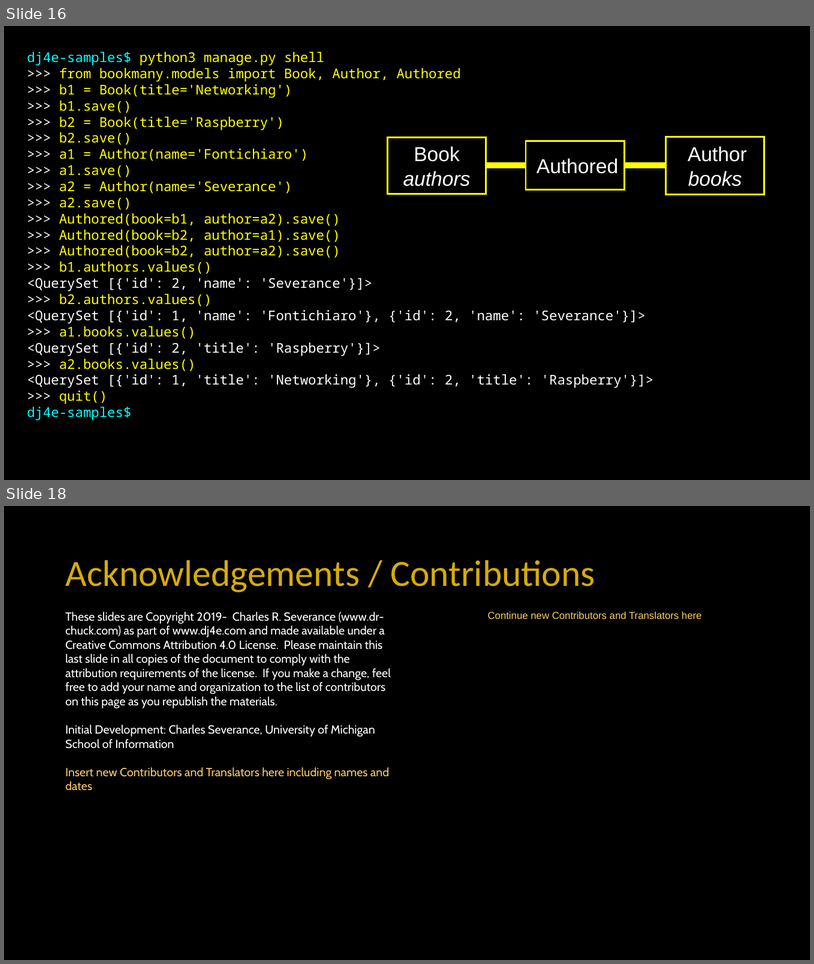
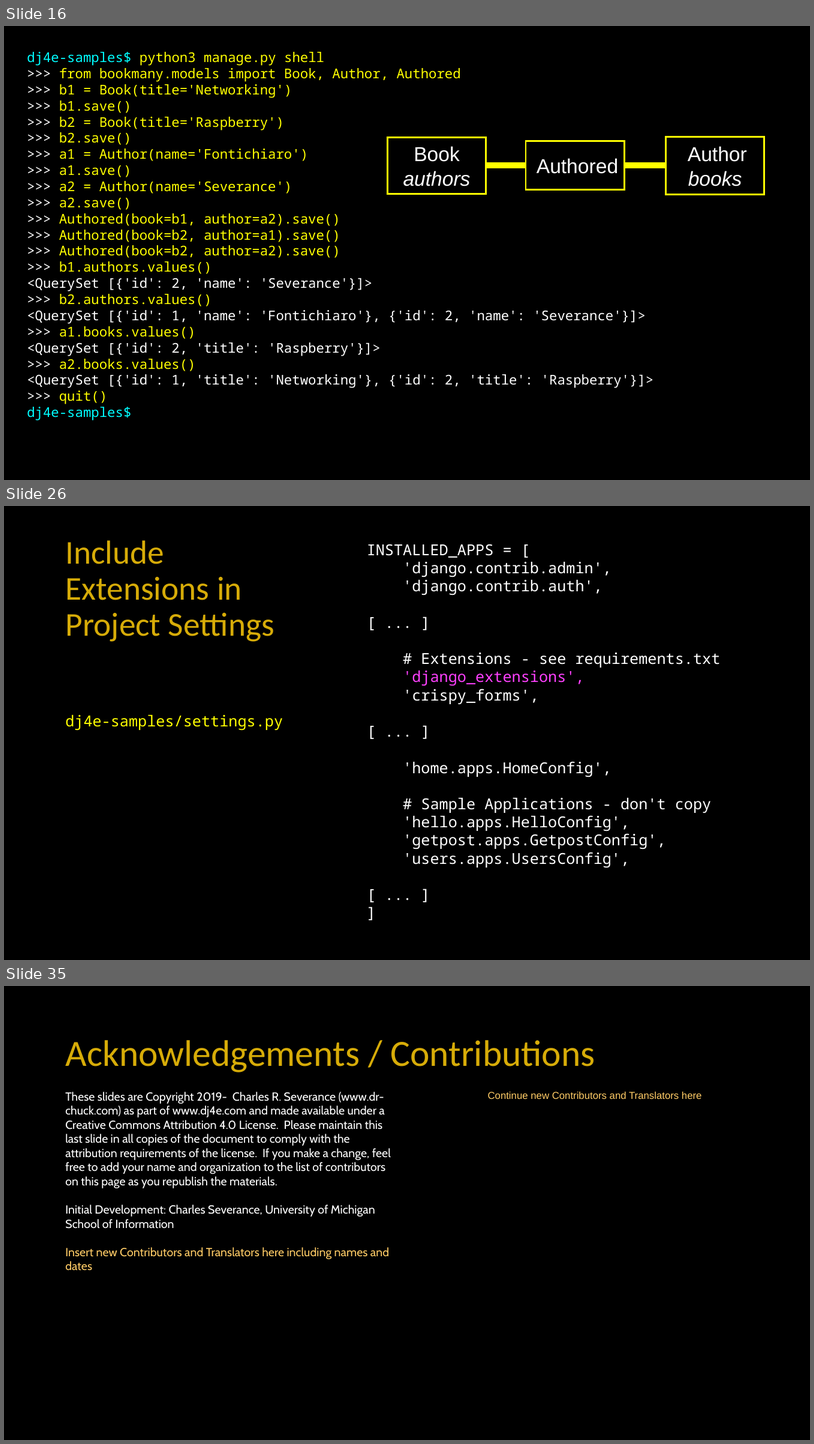
Before and after one commit to csev/dj4e, a slide deck: lectures/DJ-04-Many-To-Many.pptx. Shown one above the other, each under a label of ours: slides 16 and 18 before the commit, slides 16, 26 and 35 after it; the slides between them are not shown. The pictures are 814x964 and 814x1444 pixels, drawn with LibreOffice and Linux fonts; fonts in the diff are those of the drawing. Boxes give left, top, right and bottom in pixels: in the first picture for what was removed or moved away, otherwise in the second. Text is boxed around its words. In the diff, an @@ line names an element or a change of style, - is before the commit and + after.

```diff
--- a/lectures/DJ-04-Many-To-Many.pptx
+++ b/lectures/DJ-04-Many-To-Many.pptx
@@ slide 26 added at [4,506,810,960], background #000000 @@
@@ title added at [65,540,275,642], 39.6 pt, text #D7AC08 @@
+Include Extensions in Project Settings
@@ text added at [367,544,721,867], 18 pt, text #FFFFFF @@
+INSTALLED_APPS = [
+'django.contrib.admin',
+'django.contrib.auth',
+[ ... ]
+# Extensions - see requirements.txt
+'django_extensions',
+'crispy_forms',
+[ ... ]
+'home.apps.HomeConfig',
+# Sample Applications - don't copy
+'hello.apps.HelloConfig',
+'getpost.apps.GetpostConfig',
+'users.apps.UsersConfig',
+[ ... ]
+]
@@ text added at [65,715,283,730], 18 pt, text #FFFF00 @@
+dj4e-samples/settings.py
@@ what was slide 18 is now slide 35 @@
```
Also in this commit, not shown: 1 slide changed, 16 other slides added.
